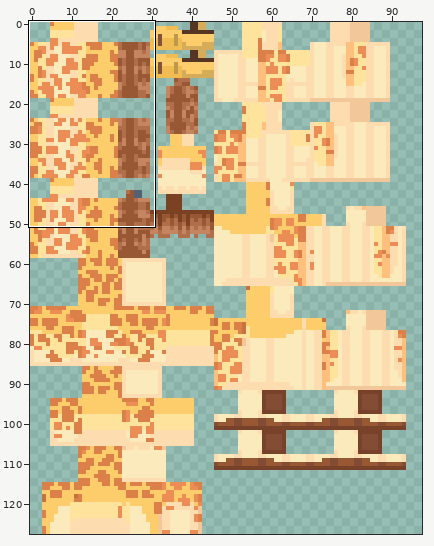
Two versions of one sprite sheet, textures/giraffe.png. The picture above shows the old version from afar; the outline marks the close-up.
Close-up. First the earlier version:
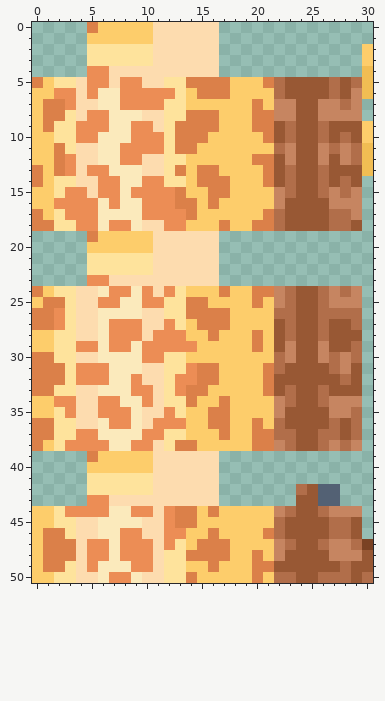
The file is 256x128 pixels. Colours within 5 levels of each other are drawn and written as one. Shown: x 0..30, y 0..50. The wide view leaves out empty margins.
After:
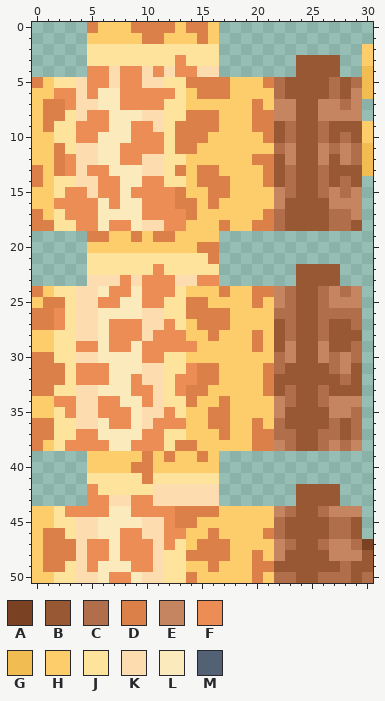
Palette (. is transparent): A #7a4223  B #985834  C #b16e4a  D #db8049  E #c68561  F #ec8d55  G #f1bd53  H #fdcd6b  J #fee39c  K #fddcaf  L #fbeabc  M #536174
The exact change:
Changed rows in their new state; - is an unchanged pixel.
first column x 8:
 0 -DDDDHDDH-----------
 1 --DDHHHDH-----------
 2 ---JJJJJJ-----------
 3 ---JJFJJJ-------BBBB
 4 FF-F-FF---------BBBB
first column x 5:
19 -D--D-DDHHHH-----------
20 ------HHHHDD-----------
21 ------JJJJJD-----------
22 ------FJJJJJ-------BBBB
23 KK-F-FFF--FF-------BBBB
24 ------F----------------
first column x 5:
38 ------F----------------
39 H----DHDHHDH-----------
40 ----DDHHHHHH-----------
41 -----DJJJJJJ-----------
42 F------------------B-BB
43 ----FF---------------BB
44 ------F---D------------
Where, in picture pixels (left, top, right, bottom), the same in both close-ups:
changed: (120, 22, 219, 77)
added: (296, 55, 340, 77)
changed: (87, 231, 219, 297)
added: (296, 264, 340, 286)
changed: (131, 440, 219, 517)
changed: (87, 451, 98, 495)
changed: (296, 484, 340, 506)
